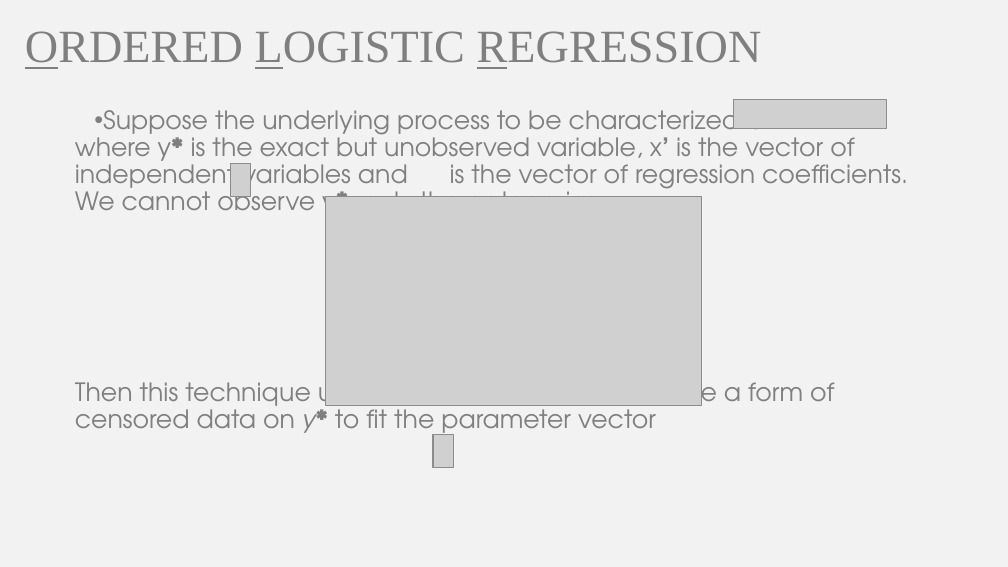
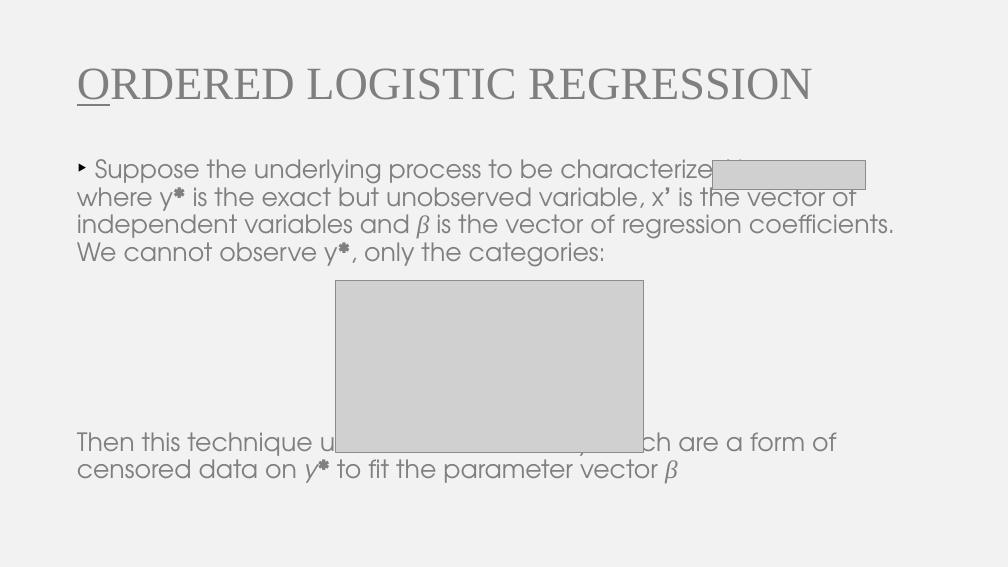
Before and after one commit to somyamohanty/Data_Dawgs, a slide deck: slide 22 of presentations/Final Presentation.pptx (slide 21 before the commit). Drawn at 1008x567 pixels with LibreOffice and Linux fonts; fonts in the diff are those of the drawing; grey boxes stand for pictures. Boxes give left, top, right and bottom in pixels: in the first picture for what was removed or moved away, otherwise in the second. Text is boxed around its words. In the diff, an @@ line names an element or a change of style, - is before the commit and + after.

```diff
--- a/presentations/Final Presentation.pptx
+++ b/presentations/Final Presentation.pptx
@@ title "ORDERED LOGISTIC REGRESSION": place and size @@
-title "ORDERED LOGISTIC REGRESSION" at bbox=[25, 31, 762, 69]
+title "ORDERED LOGISTIC REGRESSION" at bbox=[77, 68, 813, 106]
@@ title "ORDERED LOGISTIC REGRESSION" at bbox=[77, 68, 813, 106]: underline off in "LOGISTIC REGRESSION" @@
@@ text at bbox=[77, 159, 895, 484]: text changed @@
-• Suppose the underlying process to be characterized is:
-where y* is the exact but unobserved variable, x’ is the vector of independent variables and is the vector of regression coefficients. We cannot observe y*, only the categories:
-Then this technique uses observations on y which are a form of censored data on y* to fit the parameter vector
+‣ Suppose the underlying process to be characterized is:
+where y* is the exact but unobserved variable, x’ is the vector of independent variables and β is the vector of regression coefficients. We cannot observe y*, only the categories:
+Then this technique uses observations on y which are a form of censored data on y* to fit the parameter vector β
@@ picture removed at bbox=[231, 163, 251, 197] @@
@@ picture: place and size @@
-picture at bbox=[734, 100, 887, 129]
+picture at bbox=[713, 160, 866, 190]
@@ picture: place and size @@
-picture at bbox=[326, 197, 702, 405]
+picture at bbox=[336, 281, 644, 453]
@@ picture removed at bbox=[433, 434, 454, 468] @@
```
Also in this commit, not shown: 18 other slides changed, 3 slides added, 1 slide removed.
